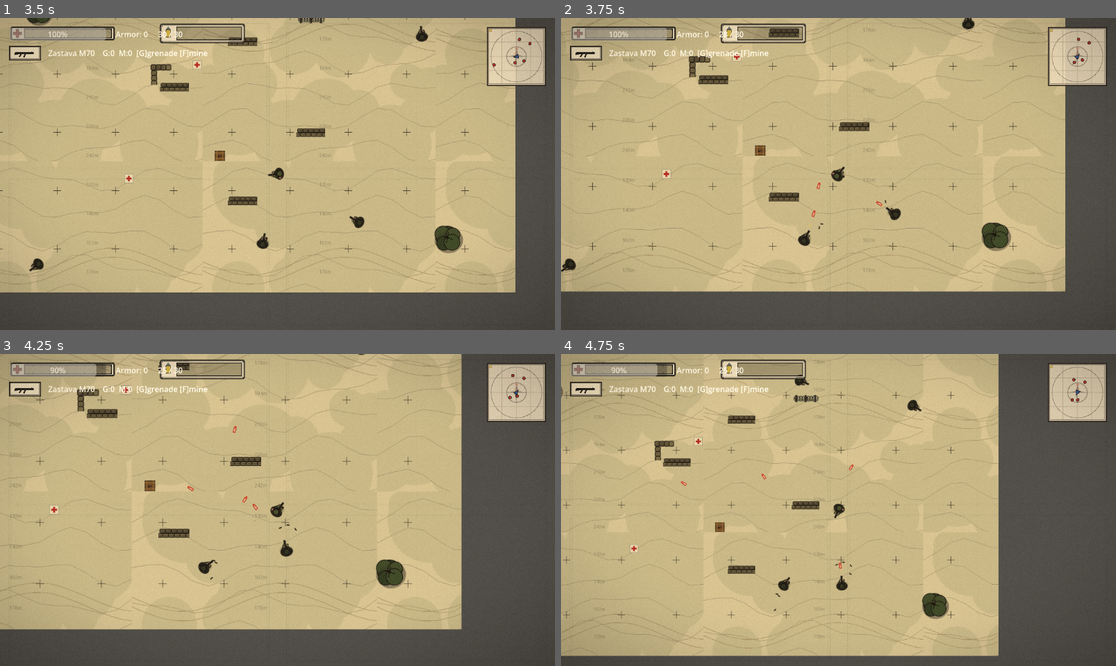
Above: before the commit, frames 1-4 (two rows, left to right).
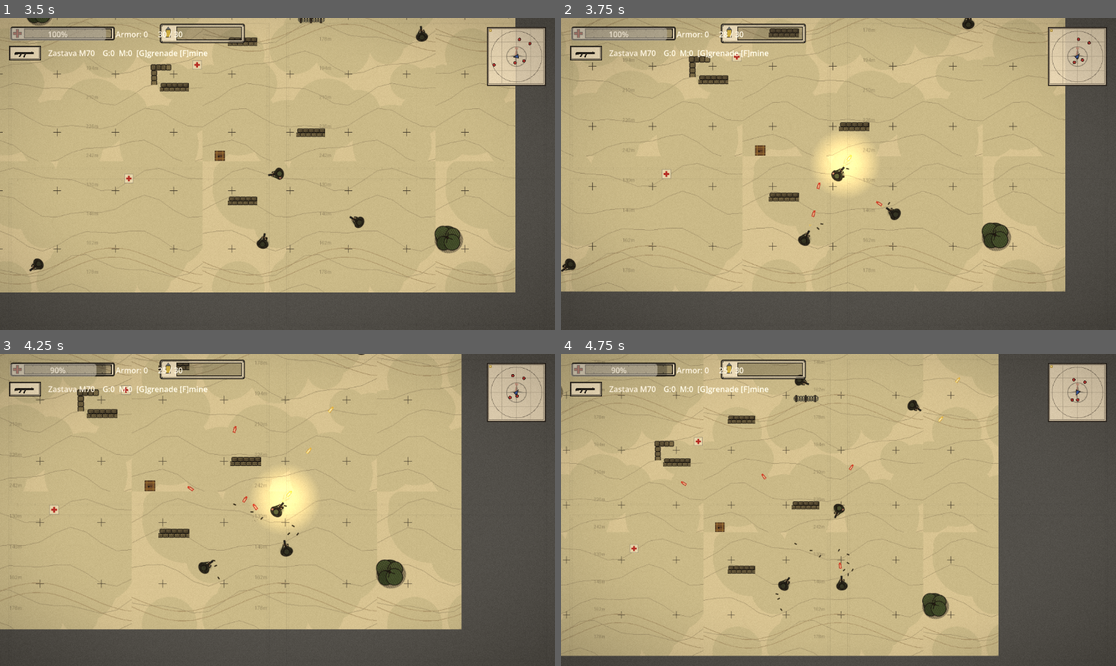
Above: after the commit, the same moments.

Repository: VrachoxWizard/storm-game
Game: Godot game, scene res://scenes/Main.tscn
Two runs of this game, one before a commit and one after it. Both use one fixed random seed, a clock stepped at 60 frames per second and the inputs below.
Inputs (mouse positions are in pixels of both pictures, inside the frame that each line leads up to):
- Up to frame 1 (3.5 s): click "Start Campaign" at 0.5 s; click "Započni Misiju // Begin Missi…" at 1.25 s; move the mouse to (399, 158) at 2.02 s; hold D (move_right) 2.03-2.78 s; hold Space (dodge) 2.03-2.78 s; move the mouse to (166, 189) at 2.77 s; hold S (move_down) from 2.78 s (still down); tap F (place_mine) at 2.85 s
- Up to frame 2 (3.75 s): move the mouse to (894, 105) at 3.52 s; release S (move_down) at 3.53 s; press the mouse at (894, 105) at 3.53 s; hold D (move_right) from 3.53 s (still down)
- Up to frame 3 (4.25 s): keep holding D (move_right)
- Up to frame 4 (4.75 s): move the mouse to (810, 572) at 4.27 s; release D (move_right) at 4.28 s; release the mouse at (810, 572) at 4.28 s; hold W (move_up) from 4.28 s (still down); tap G (throw_grenade) at 4.35 s

Frame 1 is identical in both runs. In frame 2, 1.5% of the frame differs, in the area x 45-60%, y 37-68%; in frame 3, 1.6%, in the area x 37-61%, y 16-73%; in frame 4, less than 0.1%.
Error before the commit: Invalid access to property or key 'name' on a base object of type 'Resource (WeaponResource)'. (res://scripts/player/Player.gd:196)

Commit message:
fix(combat): fix player bullet firing, weapon name access, and projectile pool activation

Diff:
--- a/scenes/weapons/EnemyProjectile.tscn
+++ b/scenes/weapons/EnemyProjectile.tscn
@@ -7,6 +7,7 @@
 size = Vector2(8, 4)
 
 [node name="EnemyProjectile" type="Area2D"]
+z_index = 2
 collision_layer = 8
 collision_mask = 33
 script = ExtResource("1_proj")
--- a/scenes/weapons/Projectile.tscn
+++ b/scenes/weapons/Projectile.tscn
@@ -7,6 +7,7 @@
 size = Vector2(8, 4)
 
 [node name="Projectile" type="Area2D"]
+z_index = 2
 collision_layer = 4
 collision_mask = 98
 script = ExtResource("1_proj")
--- a/scenes/weapons/RocketProjectile.tscn
+++ b/scenes/weapons/RocketProjectile.tscn
@@ -7,6 +7,7 @@
 size = Vector2(16, 6)
 
 [node name="RocketProjectile" type="Area2D"]
+z_index = 2
 collision_layer = 4
 collision_mask = 98
 script = ExtResource("1_rocket")
--- a/scripts/player/Player.gd
+++ b/scripts/player/Player.gd
@@ -167,11 +167,17 @@
 
 
 func _init_projectile_pool() -> void:
-	var pool_container: Node2D = get_tree().root.get_node_or_null("Main/Projectiles")
-	if pool_container == null: return
+	var pool_container: Node = null
+	if get_tree() and get_tree().root:
+		pool_container = get_tree().root.get_node_or_null("Main/Projectiles")
+	if pool_container == null:
+		pool_container = get_parent()
+	if pool_container == null:
+		pool_container = self
 	for i in range(POOL_SIZE):
 		var bullet: Area2D = _projectile_scene.instantiate()
 		pool_container.add_child(bullet)
+		bullet.deactivate()
 		_projectile_pool.append(bullet)
 
 
@@ -193,19 +199,24 @@
 	if weapon == null: return
 	var spawn_pos: Vector2 = muzzle.global_position if muzzle else global_position
 	var fire_rot: float = torso_container.global_rotation if torso_container else rotation
-	CombatVfxScript.vfx_muzzle_flash(spawn_pos, fire_rot, weapon.name)
+	var wtype: String = weapon.weapon_name if ("weapon_name" in weapon and weapon.weapon_name != "") else "rifle"
+	CombatVfxScript.vfx_muzzle_flash(spawn_pos, fire_rot, wtype)
 	if weapon.is_explosive:
 		_fire_rocket(weapon); _play_sfx("explosion"); return
 	for i in range(weapon.projectile_count):
 		var bullet: Area2D = null
 		for b in _projectile_pool:
-			if is_instance_valid(b) and not b.visible: bullet = b; break
+			if is_instance_valid(b) and not b._active: bullet = b; break
 		if bullet == null: break
 		bullet.activate(spawn_pos, fire_rot + randf_range(-weapon.spread_angle, weapon.spread_angle), weapon.bullet_speed, weapon.damage)
 
 
 func _fire_rocket(weapon: WeaponResource) -> void:
-	var container: Node = get_tree().root.get_node_or_null("Main/Projectiles")
+	var container: Node = null
+	if get_tree() and get_tree().root:
+		container = get_tree().root.get_node_or_null("Main/Projectiles")
+	if container == null:
+		container = get_parent()
 	if container:
 		var rocket: Area2D = _rocket_scene.instantiate()
 		container.add_child(rocket)
@@ -218,7 +229,11 @@
 func _throw_grenade() -> void:
 	if grenade_count <= 0: return
 	grenade_count -= 1; grenades_changed.emit(grenade_count)
-	var container: Node = get_tree().root.get_node_or_null("Main/Projectiles")
+	var container: Node = null
+	if get_tree() and get_tree().root:
+		container = get_tree().root.get_node_or_null("Main/Projectiles")
+	if container == null:
+		container = get_parent()
 	if container:
 		var grenade: Area2D = _grenade_scene.instantiate()
 		container.add_child(grenade)
--- a/scripts/weapons/Projectile.gd
+++ b/scripts/weapons/Projectile.gd
@@ -11,6 +11,7 @@
 
 
 func _ready() -> void:
+	z_index = 2
 	if lifetime_timer and not lifetime_timer.timeout.is_connected(deactivate):
 		lifetime_timer.timeout.connect(deactivate)
 	if not body_entered.is_connected(_on_body_entered):
@@ -23,12 +24,12 @@
 func _physics_process(delta: float) -> void:
 	if not _active:
 		return
-	position += Vector2.RIGHT.rotated(rotation) * speed * delta
+	global_position += Vector2.RIGHT.rotated(global_rotation) * speed * delta
 
 
 func activate(pos: Vector2, rot: float, spd: float, dmg: int) -> void:
 	global_position = pos
-	rotation = rot
+	global_rotation = rot
 	speed = spd
 	damage = dmg
 	_active = true
@@ -52,11 +53,13 @@
 func _on_body_entered(body: Node2D) -> void:
 	if body.has_method("take_damage"):
 		body.take_damage(damage)
-		if (collision_layer & 4) != 0:
+		if (collision_layer & 4) != 0 and is_inside_tree():
 			var sm = get_node_or_null("/root/ScoreManager")
 			if sm and sm.has_method("record_shot_hit"):
 				sm.record_shot_hit()
-		var vfx := get_tree().root.get_node_or_null("Main/CombatVfx")
+		var vfx: Node = null
+		if get_tree() and get_tree().root:
+			vfx = get_tree().root.get_node_or_null("Main/CombatVfx")
 		if vfx and body.is_in_group("enemies") and vfx.has_method("spawn_blood"):
 			vfx.spawn_blood(global_position)
 		elif vfx and vfx.has_method("spawn_dust"):
@@ -65,7 +68,9 @@
 
 
 func _on_area_entered(_area: Area2D) -> void:
-	var vfx := get_tree().root.get_node_or_null("Main/CombatVfx")
+	var vfx: Node = null
+	if get_tree() and get_tree().root:
+		vfx = get_tree().root.get_node_or_null("Main/CombatVfx")
 	if vfx and vfx.has_method("spawn_dust"):
 		vfx.spawn_dust(global_position)
 	deactivate()
--- a/tests/run_all_visual_tests.gd
+++ b/tests/run_all_visual_tests.gd
@@ -11,6 +11,7 @@
 		"res://tests/test_vehicles_visual.gd",
 		"res://tests/test_missions_visual.gd",
 		"res://tests/test_ui_visual.gd",
+		"res://tests/test_bullet_firing.gd",
 	]
 
 	for t in tests:
--- /dev/null
+++ b/tests/test_bullet_firing.gd
@@ -0,0 +1,117 @@
+# tests/test_bullet_firing.gd
+extends SceneTree
+
+func _init() -> void:
+	print("=== Testing Player Bullet Firing & Damage Pipeline ===")
+
+	var player_scene = load("res://scenes/player/Player.tscn")
+	if player_scene == null:
+		print("FAIL: Could not load Player.tscn")
+		quit(1)
+		return
+
+	var main_node = Node.new()
+	main_node.name = "Main"
+	root.add_child(main_node)
+
+	var proj_node = Node2D.new()
+	proj_node.name = "Projectiles"
+	main_node.add_child(proj_node)
+
+	var player = player_scene.instantiate()
+	main_node.add_child(player)
+	player._ready()
+	if player.weapon_manager:
+		player.weapon_manager._ready()
+
+	# Verify projectile pool initialized
+	if player._projectile_pool.size() == 0:
+		print("FAIL: Player projectile pool is empty")
+		quit(1)
+		return
+	print("Projectile pool initialized with %d bullets" % player._projectile_pool.size())
+
+	# Ensure player has weapon manager and weapon
+	var wm = player.weapon_manager
+	if wm == null or wm.get_current_weapon() == null:
+		print("FAIL: Player missing WeaponManager or default weapon")
+		quit(1)
+		return
+
+	var weapon = wm.get_current_weapon()
+	print("Default weapon: %s (dmg: %d, speed: %f)" % [weapon.weapon_name, weapon.damage, weapon.bullet_speed])
+
+	# Fire the weapon
+	player._on_weapon_fired()
+
+	# Find the activated bullet
+	var fired_bullet = null
+	for b in player._projectile_pool:
+		if b.visible and b._active:
+			fired_bullet = b
+			break
+
+	if fired_bullet == null:
+		print("FAIL: No bullet was activated in projectile pool upon weapon fire!")
+		quit(1)
+		return
+
+	print("PASS: Bullet successfully activated at %s with rotation %f" % [fired_bullet.global_position, fired_bullet.global_rotation])
+
+	# Verify bullet properties
+	if fired_bullet.damage != weapon.damage:
+		print("FAIL: Bullet damage mismatch (expected %d, got %d)" % [weapon.damage, fired_bullet.damage])
+		quit(1)
+		return
+
+	if fired_bullet.speed != weapon.bullet_speed:
+		print("FAIL: Bullet speed mismatch (expected %f, got %f)" % [weapon.bullet_speed, fired_bullet.speed])
+		quit(1)
+		return
+
+	if fired_bullet.z_index != 2:
+		print("FAIL: Bullet z_index expected 2, got %d" % fired_bullet.z_index)
+		quit(1)
+		return
+
+	# Simulate 1 physics tick: verify movement
+	var initial_pos = fired_bullet.global_position
+	var dt: float = 0.05
+	fired_bullet._physics_process(dt)
+	var distance_moved = initial_pos.distance_to(fired_bullet.global_position)
+	var expected_distance = fired_bullet.speed * dt
+	if absf(distance_moved - expected_distance) > 1.0:
+		print("FAIL: Bullet movement incorrect (moved %f, expected %f)" % [distance_moved, expected_distance])
+		quit(1)
+		return
+	print("PASS: Bullet traveled %f pixels in %fs" % [distance_moved, dt])
+
+	# Simulate hitting an enemy
+	var dummy = DummyEnemy.new()
+	root.add_child(dummy)
+	fired_bullet._on_body_entered(dummy)
+
+	if dummy.health != (100 - weapon.damage):
+		print("FAIL: Enemy did not take damage from bullet (expected %d, got %d)" % [100 - weapon.damage, dummy.health])
+		quit(1)
+		return
+	print("PASS: Enemy took %d damage, remaining health: %d" % [weapon.damage, dummy.health])
+
+	if fired_bullet._active or fired_bullet.visible:
+		print("FAIL: Bullet did not deactivate after hitting target")
+		quit(1)
+		return
+	print("PASS: Bullet correctly deactivated on impact")
+
+	# Clean up
+	dummy.queue_free()
+	player.queue_free()
+
+	print("=== Bullet Firing & Damage Pipeline Fully Verified! ===")
+	quit(0)
+
+
+class DummyEnemy extends CharacterBody2D:
+	var health: int = 100
+	func take_damage(dmg: int) -> void:
+		health -= dmg
Not shown, changed: tools/run_visual_tests.py
